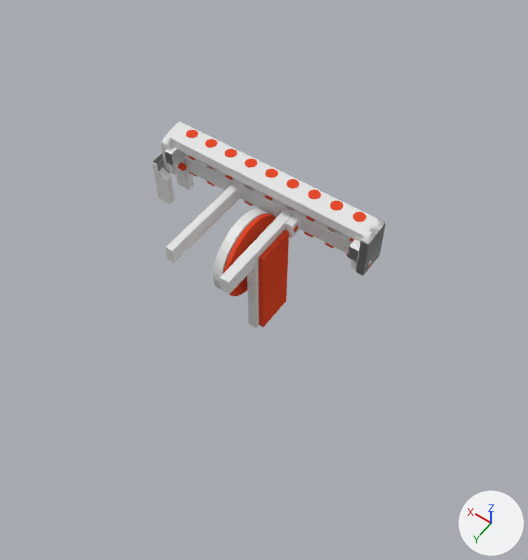
One commit to the Blender file assets/apparatus1-1.blend: the scene before it, then after it.
Before and after are seen from a camera (50 mm lens) standing at (-131.0, 182.0, 286.0) and looking at (-2.0, 2.0, 3.0). The axes (+X, +Y, +Z) are drawn at lower right. The lights are the same throughout.

Names of what the first picture shows: 'Cube.003', 'Cube.007', 'Servo', 'Servo-mount', 'light-hole', 'sensor-holder', 'sensor-holder.003', 'servo-disc', 'servo-disc.001'.
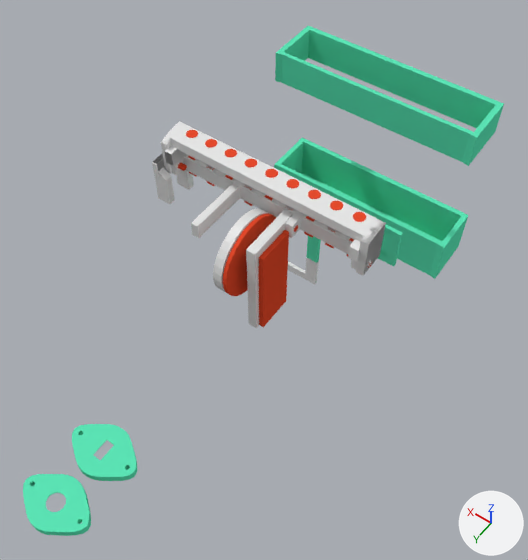
Not drawn themselves, but carrying or shaping drawn objects: ob_cube_006, ob_cube_014, ob_cylinder_010, ob_cylinder_009, ob_cylinder_008, ob_cylinder_007, ob_cylinder_006, ob_cylinder_005, ob_cylinder_002, ob_cube_010.

Patch to the scene script:
```diff
--- a/assets/apparatus1-1.blend.py
+++ b/assets/apparatus1-1.blend.py
@@ me_cube_010 @@
 me_cube_010.from_pydata(...)  # 48 vertices, 44 faces; spans x -21.4..0.4, y -1.0..2.8, z -0.9..6.6
 # used by ob_sensor_holder_003; location = (69.5, -24.7, 25.4); scale = (5.33, 4.0, 3.0)
+# me_cube_010 part 1: the whole mesh is moved by (3.6, -0.6, -3.2)
@@ me_cube_001 @@
 me_cube_001.from_pydata(...)  # 30 vertices, 28 faces; spans x -1.0..0.78, y -1.44..2.6, z -1.04..1.15
 # used by ob_servo_mount; location = (-0.4, -2.4, -0.6); scale = (2.8, 12.5, 27.5)
+# me_cube_001 part 2
+for i in [*range(26, 30)]: me_cube_001.vertices[i].co += Vector((0.0, -1.58, 0.0))
@@ ob_cube_007 @@
 ob_cube_007.scale = (-1.9, 1.9, 4.65)
+ob_cube_007.hide_viewport = True
@@ ob_sensor_holder_003 @@
 ob_sensor_holder_003 = bpy.data.objects.new('sensor-holder.003', me_cube_010)
-ob_sensor_holder_003.location = (69.5, -24.7, 25.4)
+ob_sensor_holder_003.location = (50.4, -22.5, 34.9)
 ob_sensor_holder_003.scale = (5.33, 4.0, 3.0)
@@ ob_cube_012 @@
+ob_cube_012 = bpy.data.objects.new('Cube.012', me_cube_022)  # 32 vertices, 30 faces; spans x -1.07..1.07, y -1.32..1.32, z -0.3..0.3; in mat_material_002 (green #5de7b8); modifiers BOOLEAN
+ob_cube_012.location = (0.0, -108.6, 45.1)
+ob_cube_012.scale = (54.1, 11.7, 29.6)
@@ ob_cube_010 @@
+ob_cube_010 = bpy.data.objects.new('Cube.010', me_cube_020)  # a box spanning x -1.0..1.0, y -1.0..1.0, z -1.0..1.0; in mat_material (red #e74c2d)
+ob_cube_010.location = (0.0, -108.5, 5.0)
+ob_cube_010.scale = (55.0, 12.5, 57.5)
@@ ob_cube_011 @@
+ob_cube_011 = bpy.data.objects.new('Cube.011', me_cube_021)  # 32 vertices, 30 faces; spans x -1.07..1.07, y -1.32..1.32, z -0.3..0.3; in mat_material_002 (green #5de7b8); modifiers BOOLEAN
+ob_cube_011.location = (0.0, -108.6, -40.0)
+ob_cube_011.scale = (54.1, 11.7, 46.0)
@@ ob_cylinder_003 @@
+ob_cylinder_003 = bpy.data.objects.new('Cylinder.003', me_cylinder_011)  # 64 vertices, 34 faces; spans x -1.43..1.43, y -1.0..1.0, z -1.0..1.0; in mat_material_002 (green #5de7b8); modifiers BOOLEAN, BOOLEAN, BOOLEAN, BOOLEAN
+ob_cylinder_003.location = (0.0, 113.5, 0.3)
+ob_cylinder_003.scale = (11.8, 11.8, 2.0)
@@ ob_cube_014 @@
+ob_cube_014 = bpy.data.objects.new('Cube.014', me_cube_006.copy())  # the mesh of ob_cube
+ob_cube_014.location = (0.0, 113.5, 0.3)
+ob_cube_014.scale = (2.1, 4.2, 10.0)
@@ ob_cylinder_006 @@
+ob_cylinder_006 = bpy.data.objects.new('Cylinder.006', me_cylinder_001.copy())  # the mesh of ob_servo_disc
+ob_cylinder_006.location = (-13.2, 113.5, -4.312)
+ob_cylinder_006.scale = (1.0, 1.0, 10.0)
@@ ob_cylinder_005 @@
+ob_cylinder_005 = bpy.data.objects.new('Cylinder.005', me_cylinder_001.copy())  # the mesh of ob_servo_disc
+ob_cylinder_005.location = (13.2, 113.5, -4.312)
+ob_cylinder_005.scale = (1.0, 1.0, 10.0)
@@ ob_cylinder_002 @@
+ob_cylinder_002 = bpy.data.objects.new('Cylinder.002', me_cylinder_001.copy())  # the mesh of ob_servo_disc
+ob_cylinder_002.location = (0.0, 113.5, 0.0)
+ob_cylinder_002.scale = (9.75, 9.75, 1.9)
@@ ob_cylinder_011 @@
+ob_cylinder_011 = bpy.data.objects.new('Cylinder.011', me_cylinder_011.copy())  # modifiers BOOLEAN, BOOLEAN, BOOLEAN, BOOLEAN
+ob_cylinder_011.location = (0.0, 140.9, 0.3)
+ob_cylinder_011.scale = (11.8, 11.8, 2.0)
@@ ob_cylinder_008 @@
+ob_cylinder_008 = bpy.data.objects.new('Cylinder.008', me_cylinder_001.copy())  # the mesh of ob_servo_disc
+ob_cylinder_008.location = (13.2, 140.9, -4.312)
+ob_cylinder_008.scale = (1.0, 1.0, 10.0)
@@ ob_cylinder_009 @@
+ob_cylinder_009 = bpy.data.objects.new('Cylinder.009', me_cylinder_001.copy())  # the mesh of ob_servo_disc
+ob_cylinder_009.location = (0.0, 140.9, -4.312)
+ob_cylinder_009.scale = (4.0, 4.0, 10.0)
@@ ob_cylinder_010 @@
+ob_cylinder_010 = bpy.data.objects.new('Cylinder.010', me_cylinder_001.copy())  # the mesh of ob_servo_disc
+ob_cylinder_010.location = (0.0, 140.9, 0.0)
+ob_cylinder_010.scale = (9.75, 9.75, 1.9)
@@ ob_cylinder_007 @@
+ob_cylinder_007 = bpy.data.objects.new('Cylinder.007', me_cylinder_001.copy())  # the mesh of ob_servo_disc
+ob_cylinder_007.location = (-13.2, 140.9, -4.312)
+ob_cylinder_007.scale = (1.0, 1.0, 10.0)
@@ ob_cube_008 @@
+ob_cube_008 = bpy.data.objects.new('Cube.008', me_cube_017)  # 20 vertices, 18 faces; spans x -1.06..1.06, y -1.0..1.0, z -5.4..1.6; in mat_material_002 (green #5de7b8); modifiers BOOLEAN
+ob_cube_008.location = (12.6, -47.5, 9.4)
+ob_cube_008.scale = (57.5, 1.0, 7.5)
@@ ob_cube_006 @@
+ob_cube_006 = bpy.data.objects.new('Cube.006', me_cube_015)  # 24 vertices, 22 faces; spans x -0.97..0.97, y -1.0..1.0, z -7.4..0.93; in mat_material (red #e74c2d)
+ob_cube_006.location = (12.55, -47.48, 9.398)
+ob_cube_006.scale = (57.5, 10.0, 7.5)
@@ ob_cube_009 @@
+ob_cube_009 = bpy.data.objects.new('Cube.009', me_cube_019)  # a box spanning x -0.29..0.32, y -1.0..1.0, z -8.07..-5.43; in mat_material_001 (white #e7e7e7); modifiers BOOLEAN
+ob_cube_009.location = (12.6, -47.5, 9.4)
+ob_cube_009.scale = (57.5, 1.0, 7.5)
```

Changed parts and their boxes [x1, y1, x2, y2] in the pictures (528 x 560 px; the box of a moved part takes in the faces that stretch with it):
'Cube.012', added (green): after [275, 26, 504, 166]
'Cube.011', added (green): after [274, 138, 468, 279]
'sensor-holder.003', reshaped, moved: [161, 121, 386, 276] in both
'Cylinder.011', added (green): after [23, 474, 91, 536]
'Cylinder.003', added (green): after [72, 424, 137, 481]
'Servo-mount', reshaped (35% narrower): before [220, 209, 293, 328]; after [246, 209, 293, 328]
'Cube.008', added (green): after [275, 216, 403, 266]
'Cube.009', added: after [288, 257, 319, 284]
'Cube.007', hidden: before [349, 248, 360, 261]
part 1 of me_cube_010, moved or reshaped: [271, 166, 380, 241] in both
part 2 of me_cube_001, moved or reshaped: before [220, 250, 255, 294]; after [246, 250, 255, 266]
